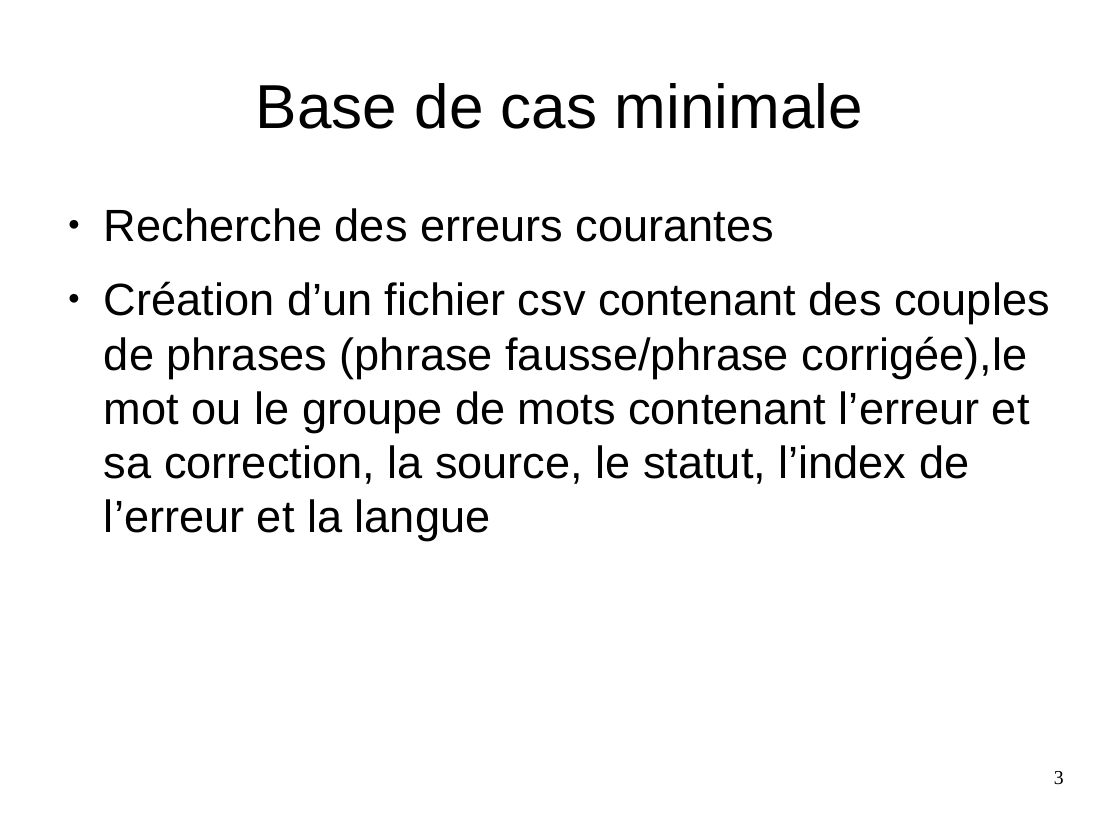
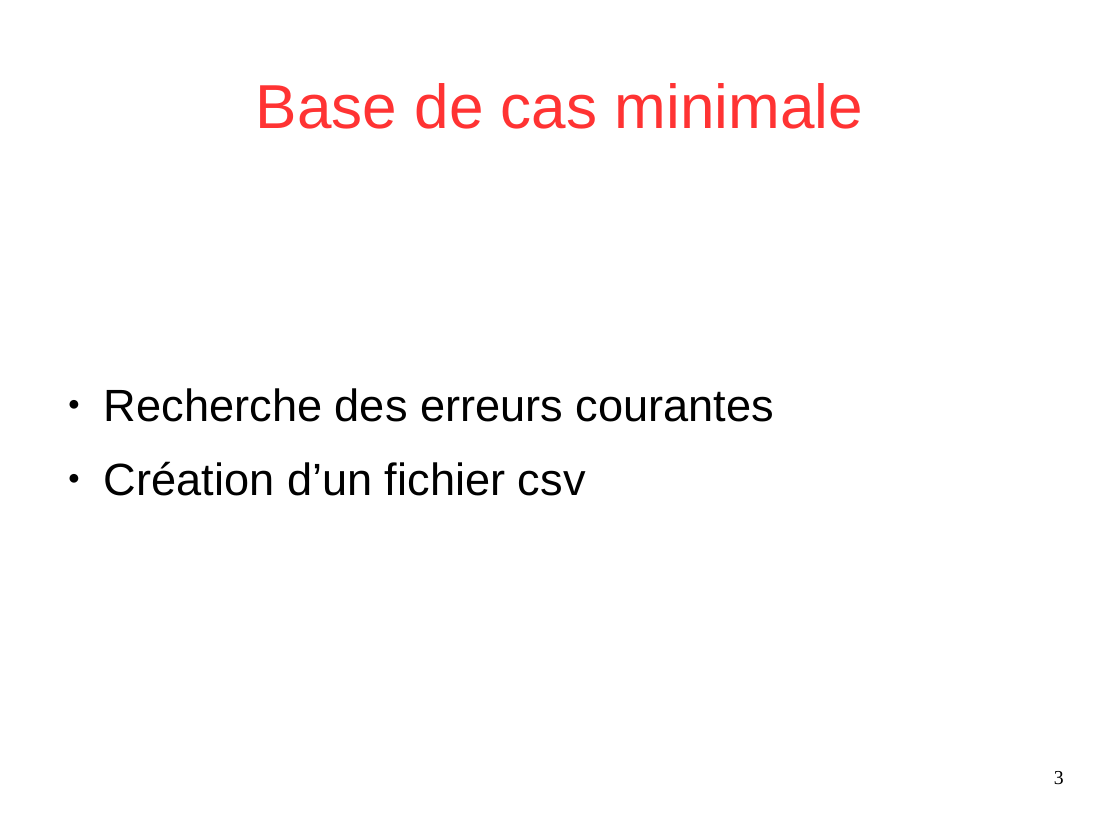
Before and after one commit to Sle3pingForest/StageL3, a slide deck: slide 3 of RapportDamien/presentation.odp. Drawn at 1120x840 pixels with LibreOffice and Linux fonts; fonts in the diff are those of the drawing. Boxes give left, top, right and bottom in pixels: in the first picture for what was removed or moved away, otherwise in the second. Text is boxed around its words. In the diff, an @@ line names an element or a change of style, - is before the commit and + after.

```diff
--- a/RapportDamien/presentation.odp
+++ b/RapportDamien/presentation.odp
@@ title "Base de cas minimale" at (x1=256, y1=83, x2=863, y2=129): text colour #000000 to #FF3333 @@
@@ text "Recherche des erreurs courantes" at (x1=104, y1=388, x2=774, y2=496): vertical alignment top to middle @@
@@ text at (x1=104, y1=461, x2=586, y2=496): text changed @@
-● Création d’un fichier csv contenant des couples de phrases (phrase fausse/phrase corrigée),le mot ou le groupe de mots contenant l’erreur et sa correction, la source, le statut, l’index de l’erreur et la langue
+● Création d’un fichier csv
```
Also in this commit, not shown: 7 other slides changed, 4 slides added, 1 slide removed, 1 other file.
